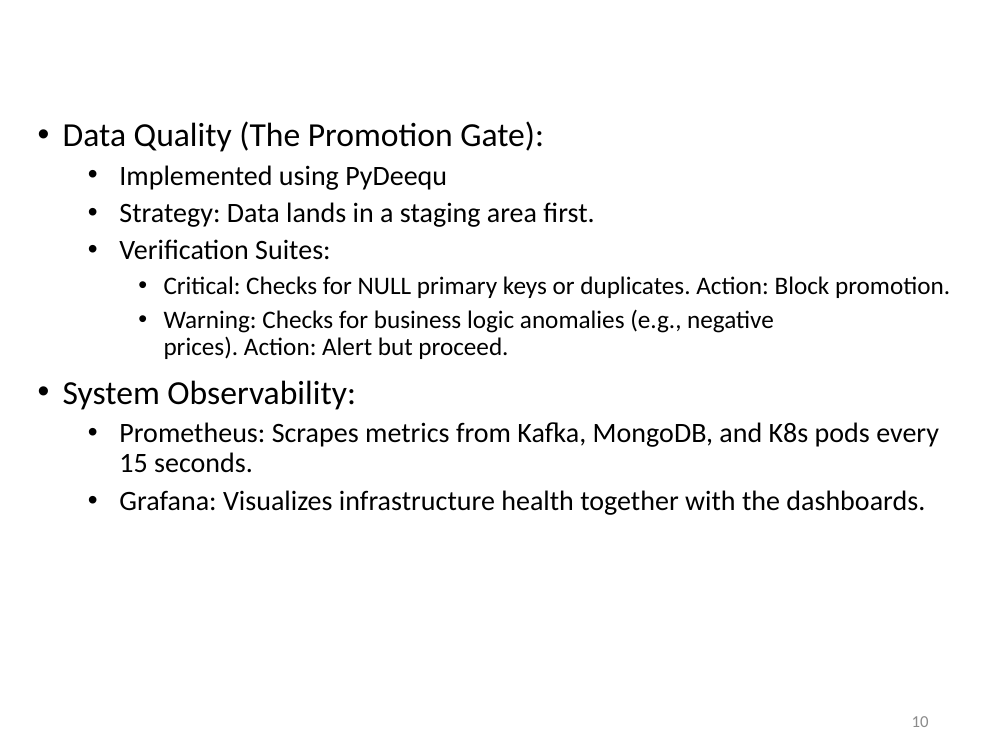
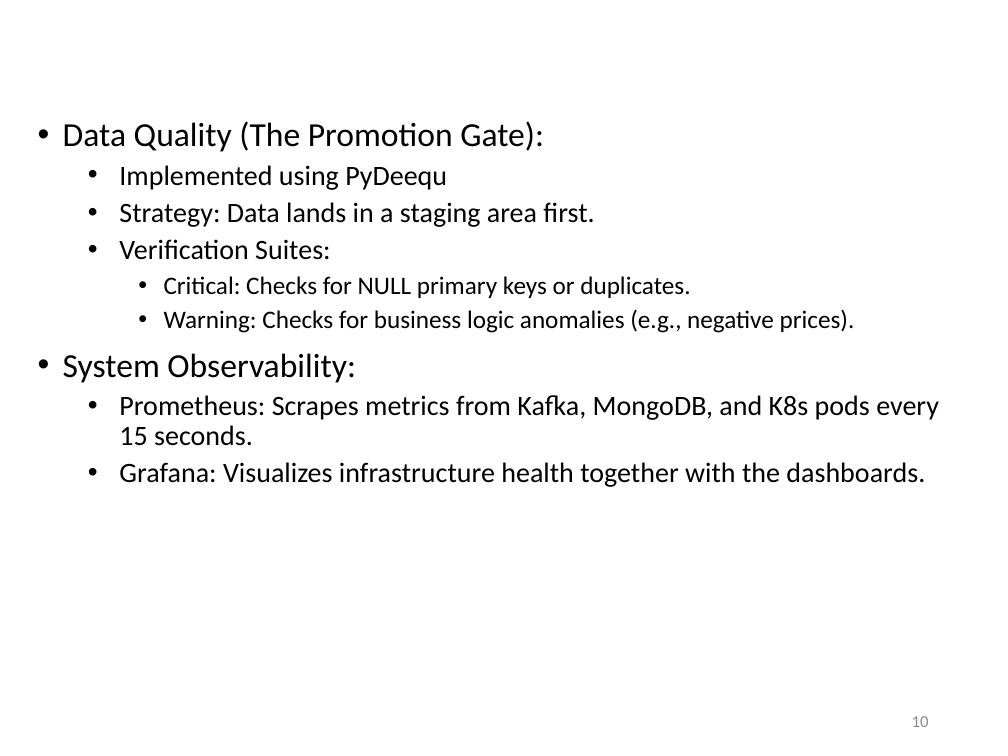
Before and after one commit to Helooeverybody/Steam-Game-Pipline, a slide deck: slide 10 of slide.pptx. Drawn at 1008x756 pixels with LibreOffice and Linux fonts; fonts in the diff are those of the drawing; background and template pictures are left out. Boxes give left, top, right and bottom in pixels: in the first picture for what was removed or moved away, otherwise in the second. Text is boxed around its words. In the diff, an @@ line names an element or a change of style, - is before the commit and + after.

```diff
--- a/slide.pptx
+++ b/slide.pptx
@@ text at (x1=164, y1=276, x2=855, y2=333): text changed @@
-    • Critical: Checks for NULL primary keys or duplicates. Action: Block promotion.
-    • Warning: Checks for business logic anomalies (e.g., negative prices). Action: Alert but proceed.
+    • Critical: Checks for NULL primary keys or duplicates.
+    • Warning: Checks for business logic anomalies (e.g., negative prices).
```
